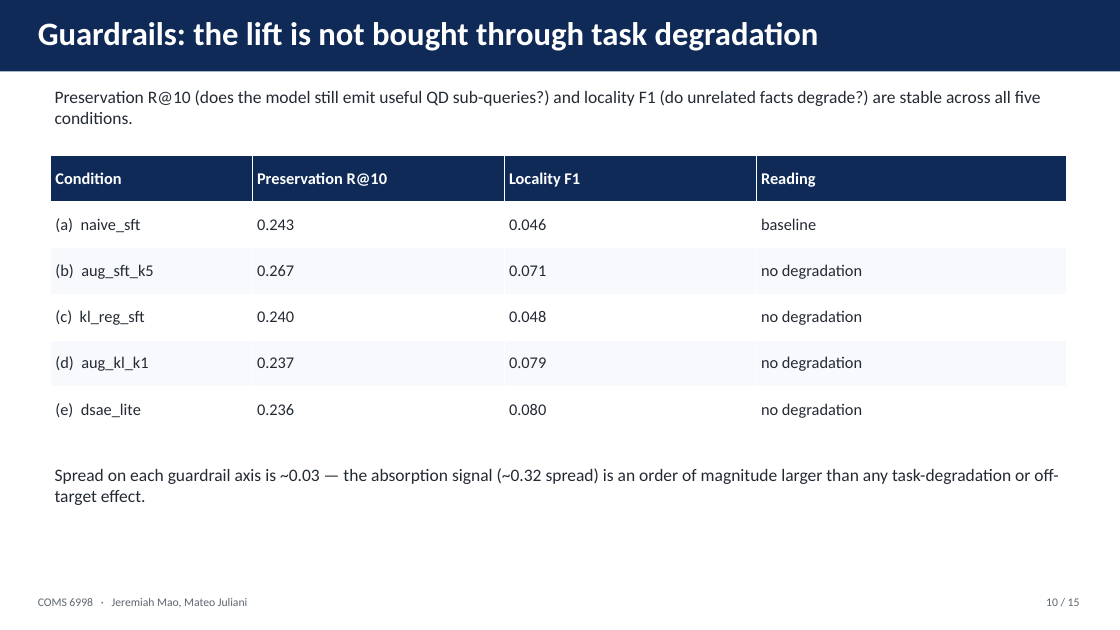
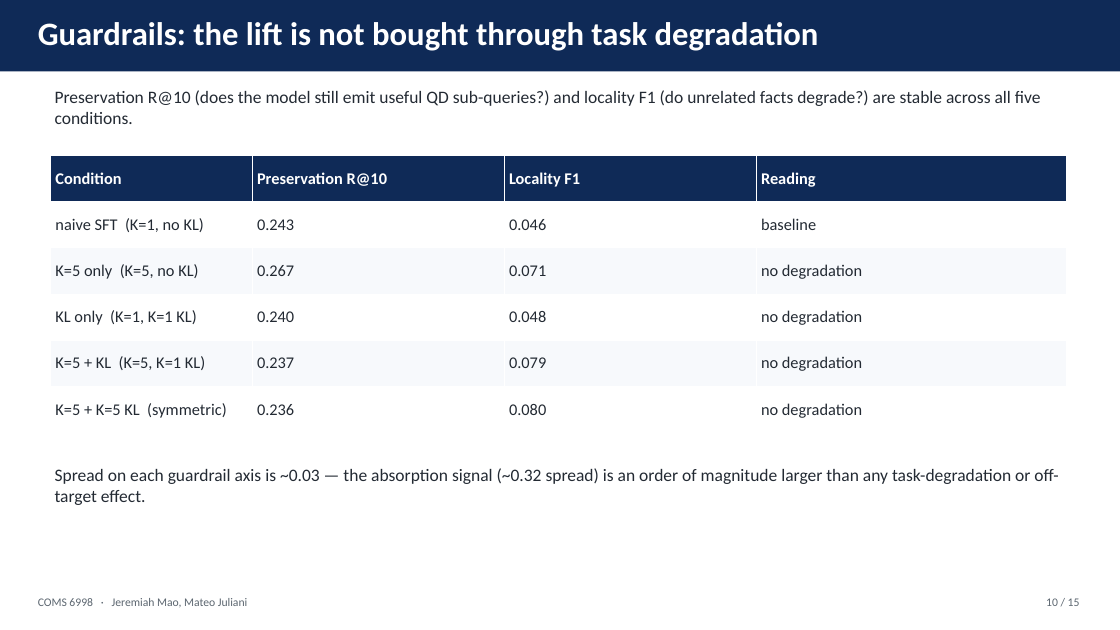
Before and after one commit to jeremiahmao/still-on-task-llm, a slide deck: slide 10 of paper_slides/synergy_deck.pptx. Drawn at 1120x630 pixels with LibreOffice and Linux fonts; fonts in the diff are those of the drawing. Boxes give left, top, right and bottom in pixels: in the first picture for what was removed or moved away, otherwise in the second. Text is boxed around its words. In the diff, an @@ line names an element or a change of style, - is before the commit and + after.

```diff
--- a/paper_slides/synergy_deck.pptx
+++ b/paper_slides/synergy_deck.pptx
@@ table at (x1=50, y1=155, x2=1067, y2=433) @@
-row 2, column 1: (a) naive_sft
+row 2, column 1: naive SFT (K=1, no KL)
-row 3, column 1: (b) aug_sft_k5
+row 3, column 1: K=5 only (K=5, no KL)
-row 4, column 1: (c) kl_reg_sft
+row 4, column 1: KL only (K=1, K=1 KL)
-row 5, column 1: (d) aug_kl_k1
+row 5, column 1: K=5 + KL (K=5, K=1 KL)
-row 6, column 1: (e) dsae_lite
+row 6, column 1: K=5 + K=5 KL (symmetric)
```
Also in this commit, not shown: 6 other slides changed, 1 other file.
